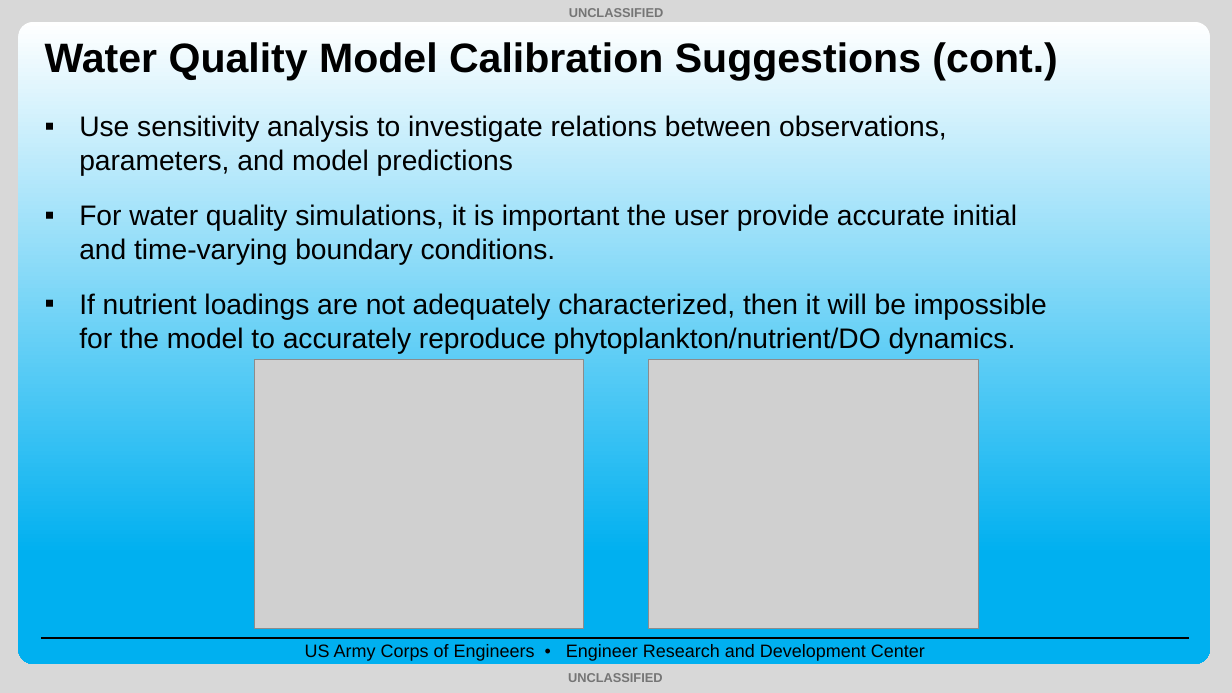
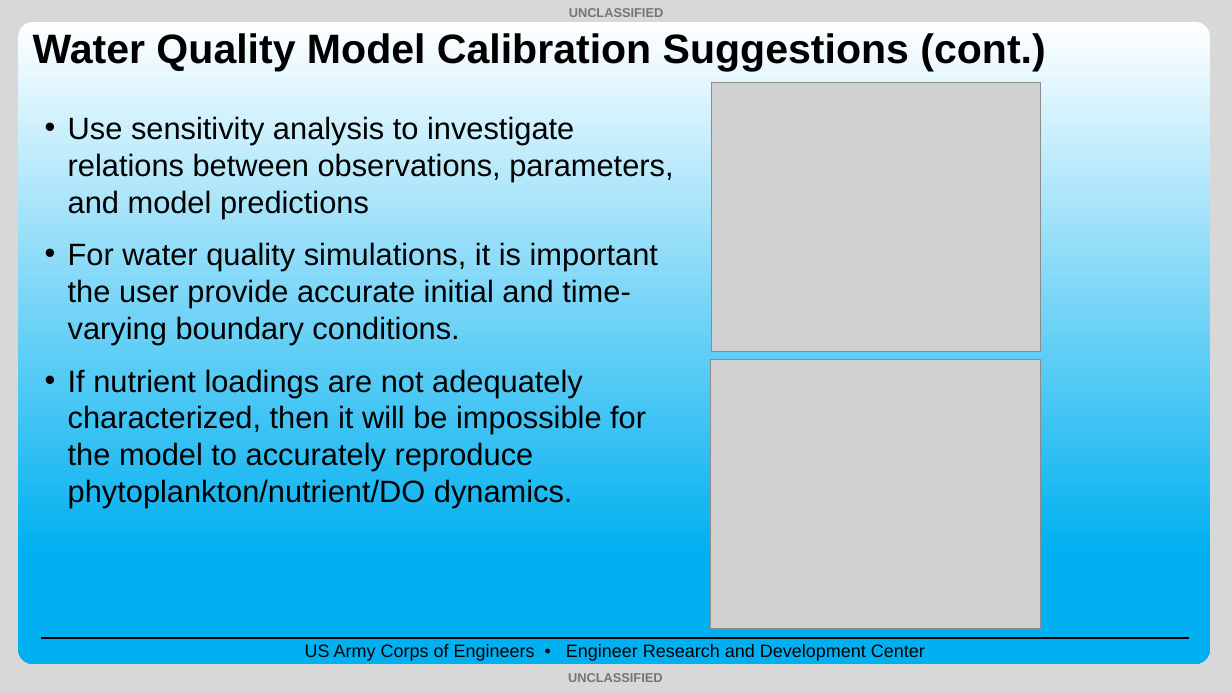
Before and after one commit to EcohydrologyTeam/CE-QUAL-W2-Workshop-2025, a slide deck: slide 19 of Lectures/2.08_Lecture_Calibration_and_Validation_Sep2025_TS.pptx. Drawn at 1232x693 pixels with LibreOffice and Linux fonts; fonts in the diff are those of the drawing; grey boxes stand for pictures; background and template pictures are left out. Boxes give left, top, right and bottom in pixels: in the first picture for what was removed or moved away, otherwise in the second. Text is boxed around its words. In the diff, an @@ line names an element or a change of style, - is before the commit and + after.

```diff
--- a/Lectures/2.08_Lecture_Calibration_and_Validation_Sep2025_TS.pptx
+++ b/Lectures/2.08_Lecture_Calibration_and_Validation_Sep2025_TS.pptx
@@ title "Water Quality Model Calibration Suggestions ...": place and size @@
-title "Water Quality Model Calibration Suggestions ..." at [45, 42, 1057, 81]
+title "Water Quality Model Calibration Suggestions ..." at [33, 33, 1045, 71]
@@ picture: place and size @@
-picture at [255, 360, 584, 628]
+picture at [712, 83, 1041, 352]
@@ text "Use sensitivity analysis to investigate ..." at [68, 116, 673, 508]: size 22 to 24 pt; bullet ▪ to •; less space between paragraphs @@
@@ picture: place and size @@
-picture at [649, 360, 979, 628]
+picture at [711, 360, 1041, 628]
```
Also in this commit, not shown: 22 other slides changed, 8 other files.
